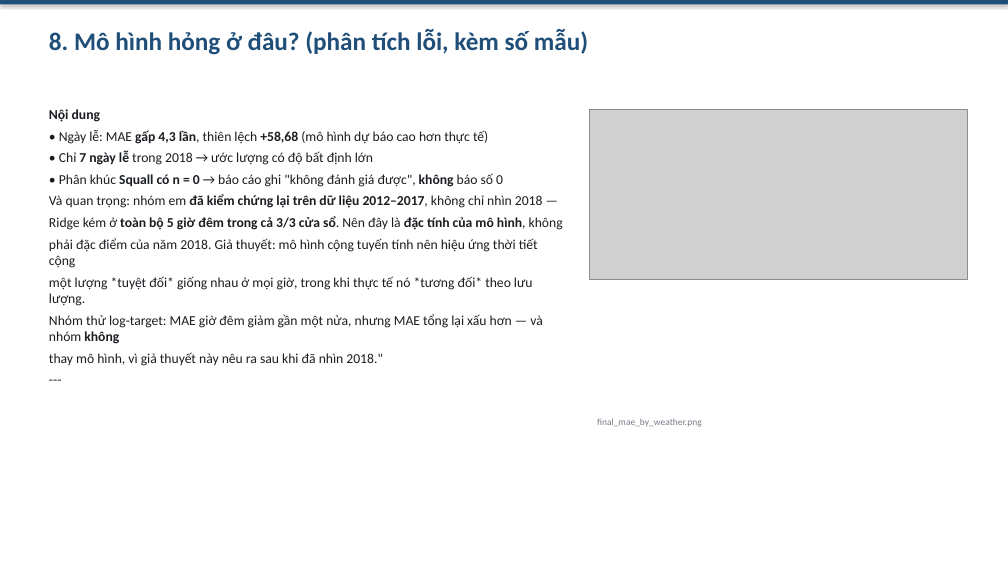
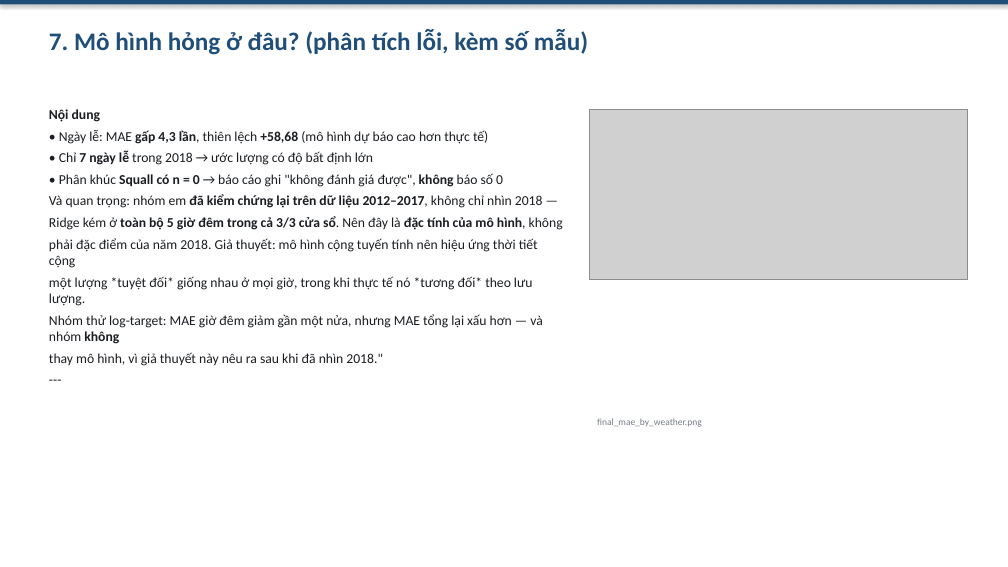
Before and after one commit to laivannha0202/DU-BAO-LUU-LUONG-GIAO-THONG-VOI-CHIA-TAP-THEO-THOI-GIAN, a slide deck: slide 8 of release/slides.pptx (slide 9 before the commit). Drawn at 1008x567 pixels with LibreOffice and Linux fonts; fonts in the diff are those of the drawing; grey boxes stand for pictures. Boxes give left, top, right and bottom in pixels: in the first picture for what was removed or moved away, otherwise in the second. Text is boxed around its words. In the diff, an @@ line names an element or a change of style, - is before the commit and + after.

```diff
--- a/release/slides.pptx
+++ b/release/slides.pptx
@@ text at (49,29,588,55): text changed @@
-8. Mô hình hỏng ở đâu? (phân tích lỗi, kèm số mẫu)
+7. Mô hình hỏng ở đâu? (phân tích lỗi, kèm số mẫu)
```
Also in this commit, not shown: 9 other slides changed, 1 slide removed, 3 other files.
